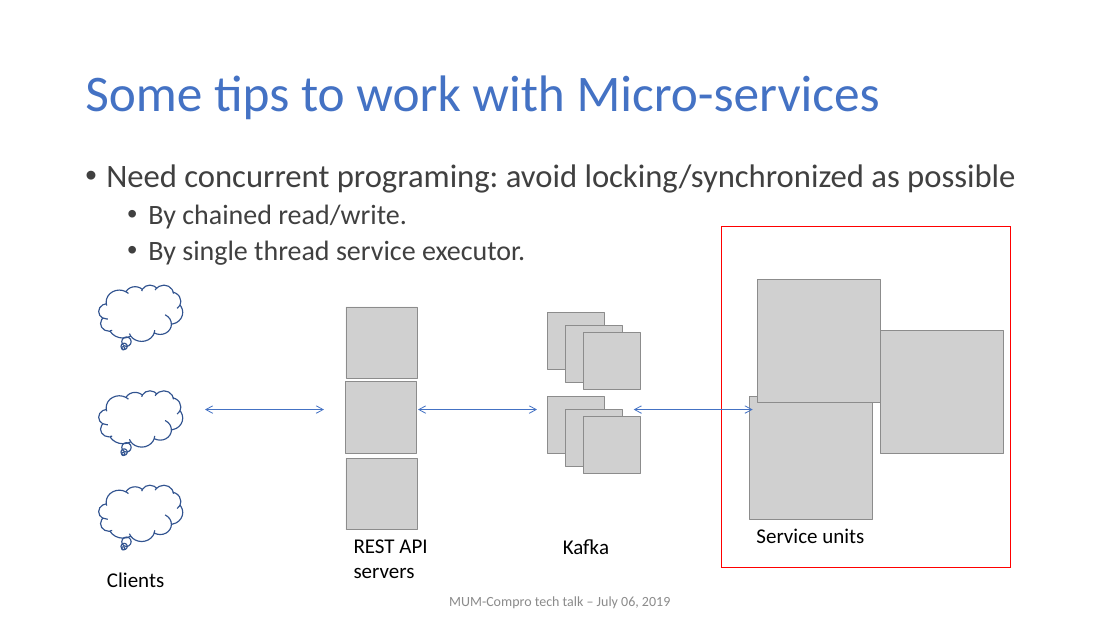
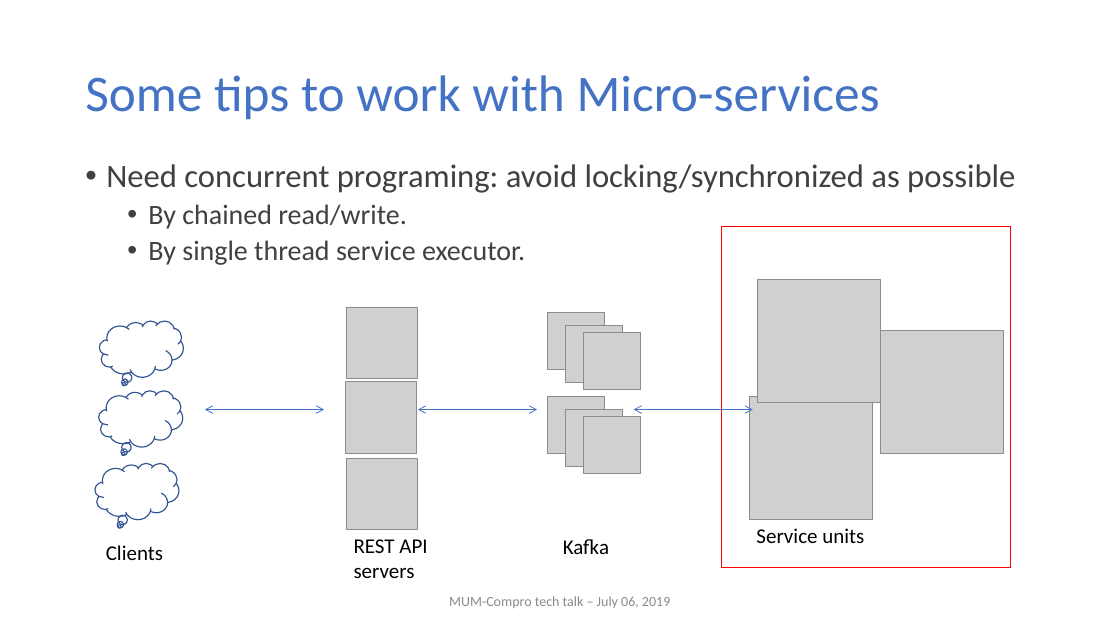
Before and after one commit to nghianghesi/hms, a slide deck: slide 24 of slide.pptx. Drawn at 1120x630 pixels with LibreOffice and Linux fonts; fonts in the diff are those of the drawing; grey boxes stand for pictures; background and template pictures are left out. Boxes give left, top, right and bottom in pixels: in the first picture for what was removed or moved away, otherwise in the second. Text is boxed around its words. In the diff, an @@ line names an element or a change of style, - is before the commit and + after.

```diff
--- a/slide.pptx
+++ b/slide.pptx
@@ thought cloud: place and size @@
-thought cloud at box(99, 285, 183, 341)
+thought cloud at box(99, 321, 183, 377)
@@ thought cloud: place and size @@
-thought cloud at box(99, 485, 183, 541)
+thought cloud at box(95, 464, 179, 520)
@@ text "Clients": place and size @@
-text "Clients" at box(107, 572, 164, 587)
+text "Clients" at box(106, 545, 163, 560)
```
Also in this commit, not shown: 7 other slides changed.
